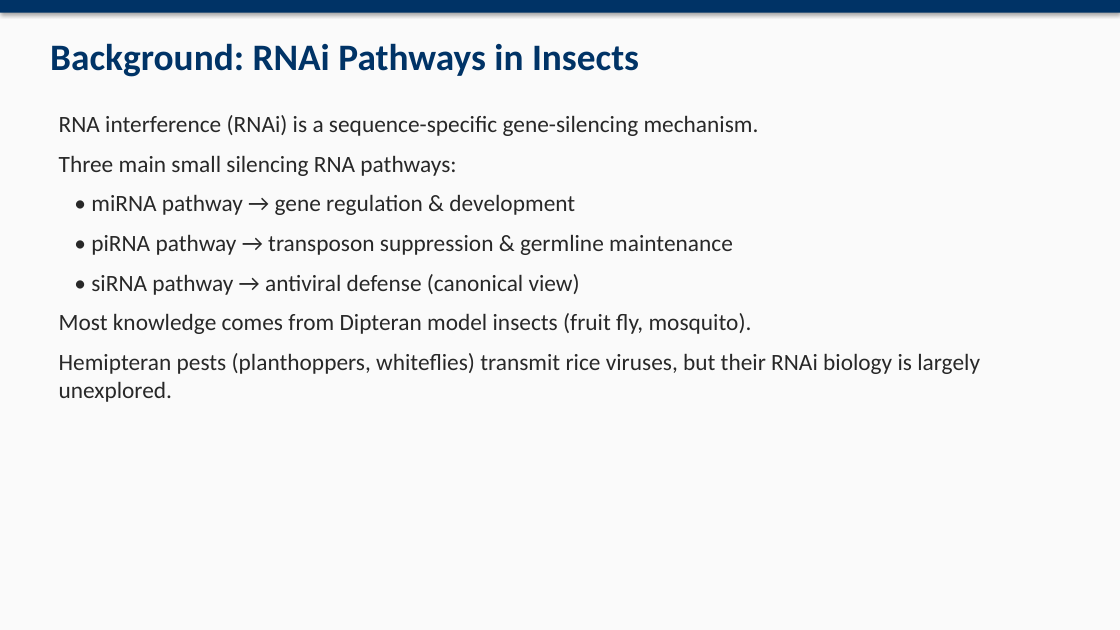
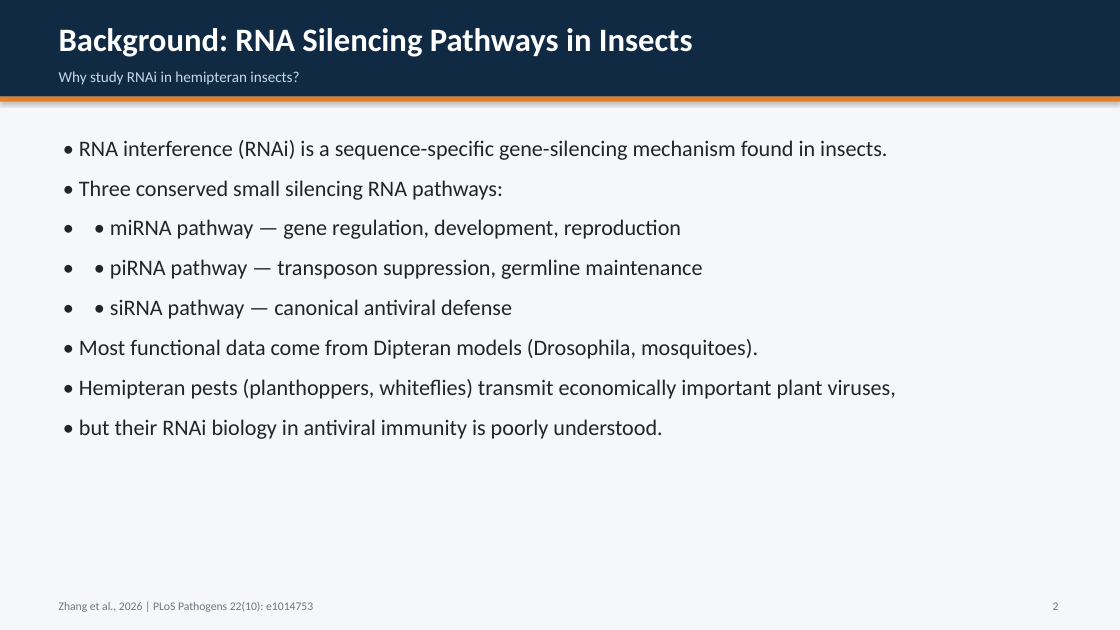
Before and after one commit to David-Mwania/Mwania-Project, a slide deck: slide 2 of Mwania Project/RNAi_Hemiptera_Presentation.pptx. Drawn at 1120x630 pixels with LibreOffice and Linux fonts; fonts in the diff are those of the drawing. Boxes give left, top, right and bottom in pixels: in the first picture for what was removed or moved away, otherwise in the second. Text is boxed around its words. In the diff, an @@ line names an element or a change of style, - is before the commit and + after.

Commit message:
Rebuild presentation with clean layout and properly cropped figures

```diff
--- a/Mwania Project/RNAi_Hemiptera_Presentation.pptx
+++ b/Mwania Project/RNAi_Hemiptera_Presentation.pptx
@@ rectangle at (0, 0, 1120, 630): fill #FAFAFA to #F5F7FA @@
@@ rectangle: place and size @@
-rectangle at (0, 0, 1120, 13)
+rectangle at (0, 0, 1120, 97)
@@ rectangle at (0, 0, 1120, 97): fill #003366 to #102A43; shadow off @@
@@ text at (59, 28, 693, 57): text changed; size 32 to 28 pt; text colour #003366 to #FFFFFF @@
-Background: RNAi Pathways in Insects
+Background: RNA Silencing Pathways in Insects
@@ text added at (59, 71, 299, 85), 13 pt, text #C8D7E6 @@
+Why study RNAi in hemipteran insects?
@@ rectangle added at (0, 97, 1120, 102), fill #E67E22 @@
@@ text at (79, 140, 896, 439): text changed; size 20 to 19 pt; text colour #282828 to #212529 @@
-RNA interference (RNAi) is a sequence-specific gene-silencing mechanism.
-Three main small silencing RNA pathways:
-• miRNA pathway → gene regulation & development
-• piRNA pathway → transposon suppression & germline maintenance
-• siRNA pathway → antiviral defense (canonical view)
-Most knowledge comes from Dipteran model insects (fruit fly, mosquito).
-Hemipteran pests (planthoppers, whiteflies) transmit rice viruses, but their RNAi biology is largely unexplored.
+• RNA interference (RNAi) is a sequence-specific gene-silencing mechanism found in insects.
+• Three conserved small silencing RNA pathways:
+• • miRNA pathway — gene regulation, development, reproduction
+• • piRNA pathway — transposon suppression, germline maintenance
+• • siRNA pathway — canonical antiviral defense
+• Most functional data come from Dipteran models (Drosophila, mosquitoes).
+• Hemipteran pests (planthoppers, whiteflies) transmit economically important plant viruses,
+• but their RNAi biology in antiviral immunity is poorly understood.
@@ text added at (59, 602, 313, 612), 10 pt, text #6C757D @@
+Zhang et al., 2026 | PLoS Pathogens 22(10): e1014753
@@ text added at (1053, 602, 1059, 610), 10 pt, text #6C757D @@
+2
```
Also in this commit, not shown: 15 other slides changed, 1 other file.
